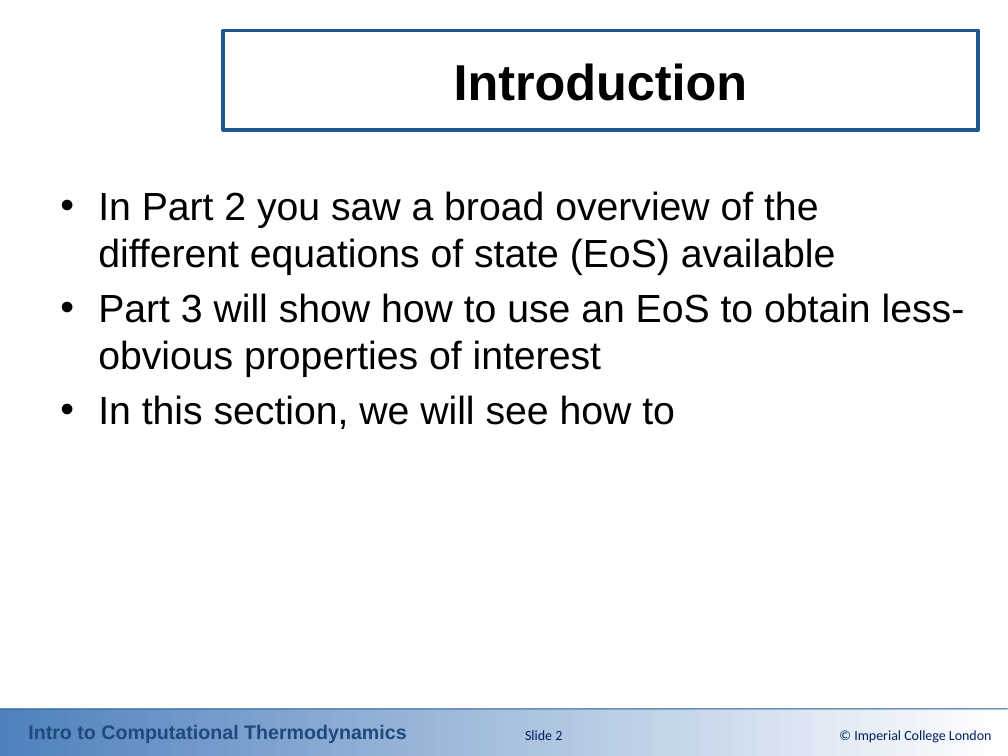
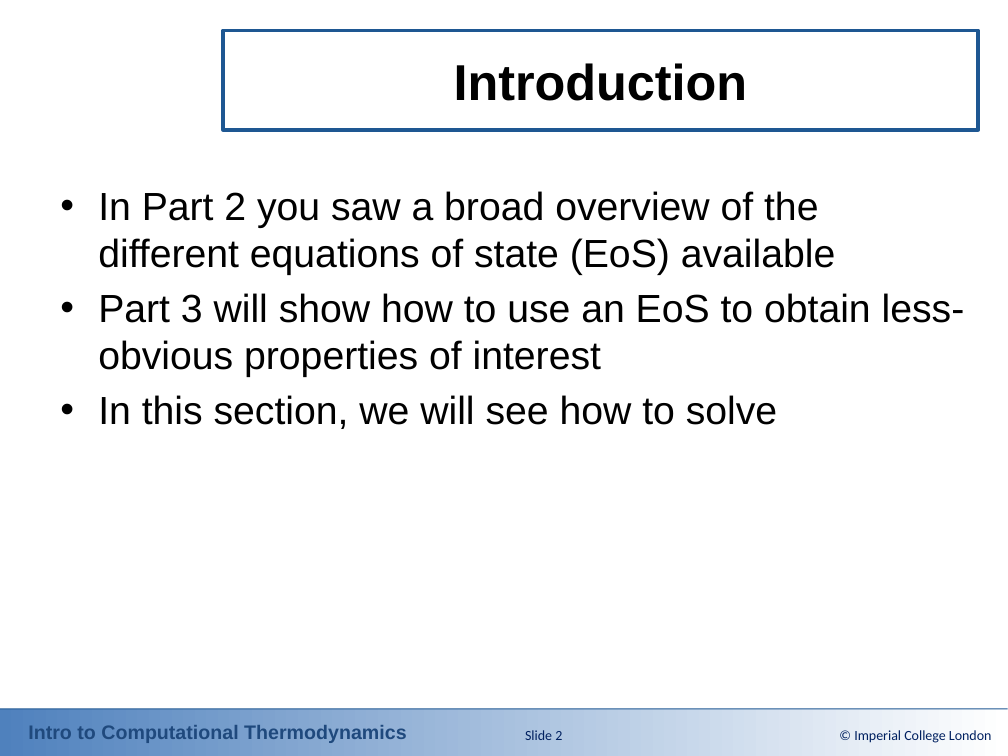
Before and after one commit to ClapeyronThermo/introduction-to-computational-thermodynamics, a slide deck: slide 2 of Part 3 - Solving the problems/Powerpoint Slides/3-1_Pressure_and_Volume_Solvers.pptx. Drawn at 1008x756 pixels with LibreOffice and Linux fonts; fonts in the diff are those of the drawing; background and template pictures are left out. Boxes give left, top, right and bottom in pixels: in the first picture for what was removed or moved away, otherwise in the second. Text is boxed around its words. In the diff, an @@ line names an element or a change of style, - is before the commit and + after.

```diff
--- a/Part 3 - Solving the problems/Powerpoint Slides/3-1_Pressure_and_Volume_Solvers.pptx
+++ b/Part 3 - Solving the problems/Powerpoint Slides/3-1_Pressure_and_Volume_Solvers.pptx
@@ text at bbox=[98, 395, 777, 429]: text changed @@
-• In this section, we will see how to
+• In this section, we will see how to solve
```
Also in this commit, not shown: 2 other slides changed, 5 other files.
